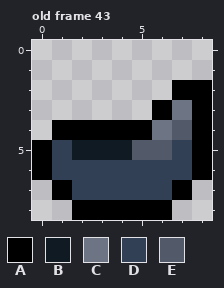
Two states of a pixel-art file, sprites/icons.aseprite. This is how it looked before the edit.
9x9 pixels, 62 frames. Colours within 5 levels of each other are drawn and written as one. Shown: old frame 43. The commit also changed other frames, which this record leaves out.
Palette (. is transparent): A #000000  B #101a22  C #6d7584  D #324055  E #525a6a
The result:
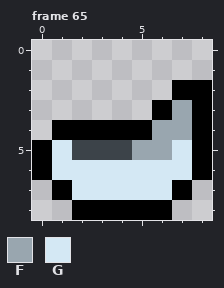
Colours new in this view: F #99a6af  G #d4e8f4
A new or re-ordered frame is compared with the old frame closest to it.
Commit: added art and tooltips for herb modification types
Diff:
frames 62 -> 65
@@ palette @@
-B #101a22
+B #3c4349
--- frame 65 is new; against old frame 43, layer "Layer 1"
@@ x 0..8 @@
 2 .......AA
-3 ......ACA
-4 .AAAAACEA
-5 ADBBBEEDA
-6 ADDDDDDDA
-7 .ADDDDDA.
+3 ......AFA
+4 .AAAAAFFA
+5 AGBBBFFGA
+6 AGGGGGGGA
+7 .AGGGGGA.
 8 ..AAAAA..
Boxes around the changes in both pictures, in picture pixels (x1, y1, x2, y2):
changed: (52, 100, 192, 200)
